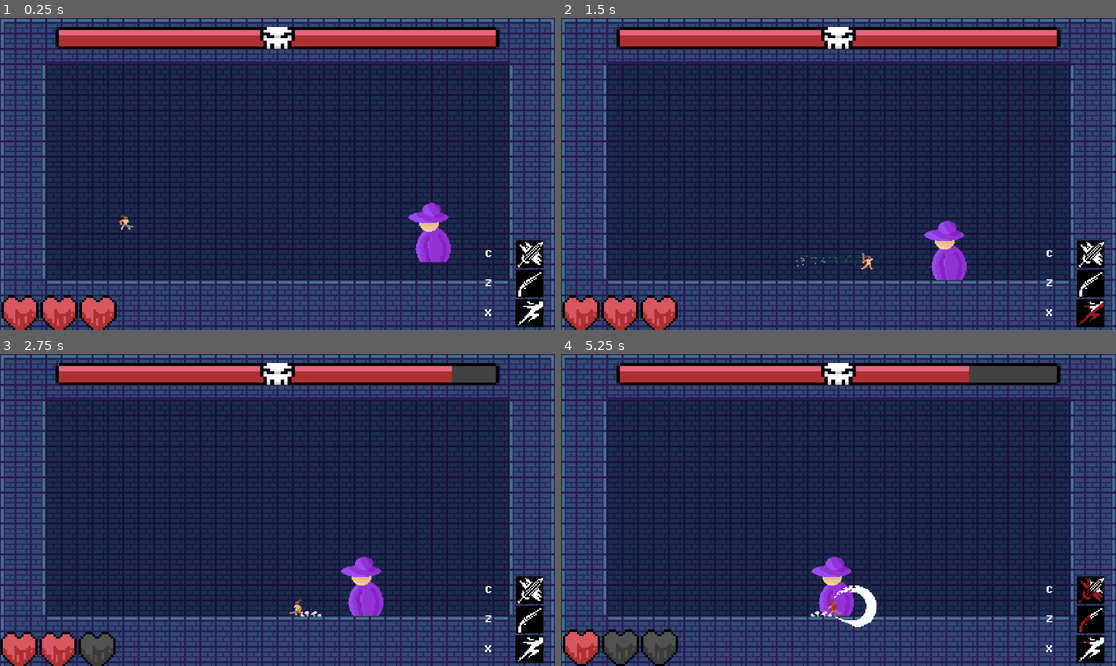
Above: before the commit, frames 1-4 (two rows, left to right).
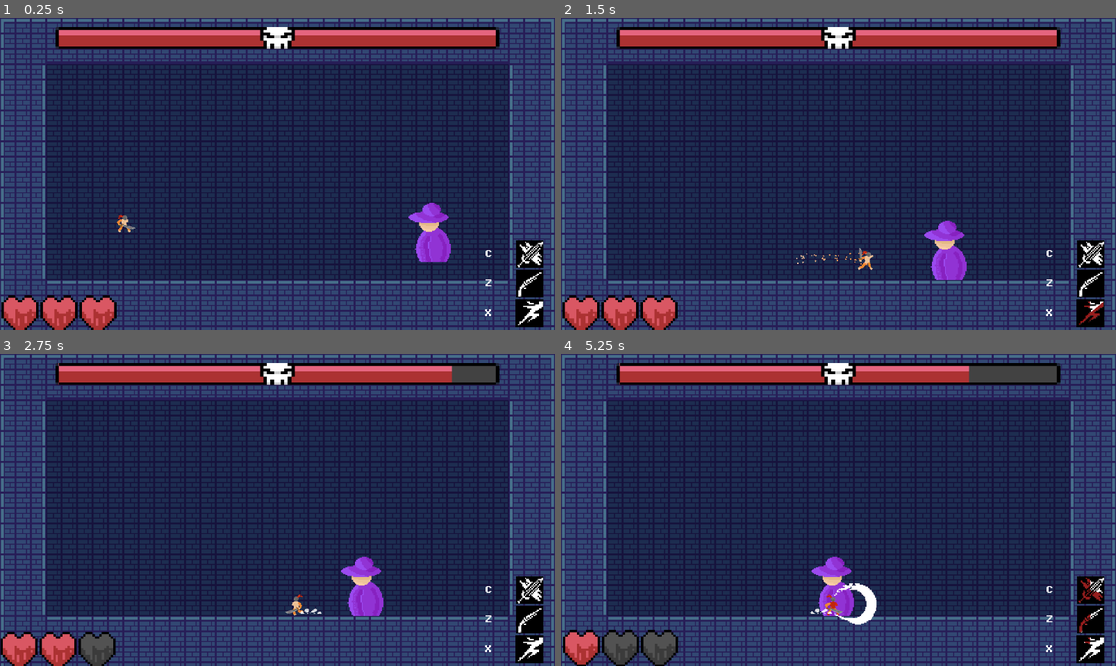
Above: after the commit, the same moments.

Repository: PjotrNik/shefjam
Game: Godot game, scene res://scenes/phase_1_map.tscn
Same seed, same stepped clock (60 frames per second), same inputs: the game is played once before the commit and once after it. This scene is started directly instead of the project's main scene.
Inputs:
- Up to frame 1 (0.25 s): no input
- Up to frame 2 (1.5 s): hold Right (move_right) from 0.53 s (still down); tap Up (jump) at 0.6, 0.77, 1.07 s; tap X (dash) at 1.35 s
- Up to frame 3 (2.75 s): tap Up (jump) at 1.52, 1.55, 1.82, 2.3 s; release Right (move_right) at 2.03 s; hold Left (move_left) from 2.03 s (still down); tap C (melee_attack) at 2.1 s
- Up to frame 4 (5.25 s): tap Z (ranged_attack) at 2.85 s; tap Up (jump) at 3.02, 3.05, 3.32, 3.6, 3.77, 4.07, 4.52, 4.55, 4.82 s; release Left (move_left) at 4.28 s; hold Right (move_right) from 4.28 s (still down); tap X (dash) at 4.35 s; tap C (melee_attack) at 5.1 s

The runs differ from the first frame. In frame 1, less than 0.1% of the frame differs, in the area x 21-25%, y 63-69%; in frame 2, 0.2%; in frame 3, 0.1%; in frame 4, 0.6%, in the area x 0-95%, y 73-100%.

Commit message:
lowered cooldown on shotgun, made player bigger

Diff:
--- a/scenes/hud.tscn
+++ b/scenes/hud.tscn
@@ -165,7 +165,6 @@
 tint_progress = Color(0.533333, 0, 0, 0.882353)
 
 [node name="Timer" type="Timer" parent="VBoxContainer/ShotgunAbility/ShotgunIcon"]
-wait_time = 6.0
 one_shot = true
 
 [node name="DashAbility" type="HBoxContainer" parent="VBoxContainer"]
--- a/scenes/player.tscn
+++ b/scenes/player.tscn
@@ -1,6 +1,5 @@
-[gd_scene load_steps=42 format=3 uid="uid://big5kolfa5dqc"]
-
-[ext_resource type="Texture2D" uid="uid://jagwwxtjh3v7" path="res://assets/sprites/knight.png" id="1_3vyb7"]
+[gd_scene load_steps=40 format=3 uid="uid://big5kolfa5dqc"]
+
 [ext_resource type="Script" uid="uid://brejbwubl7kt6" path="res://scripts/player.gd" id="1_g2els"]
 [ext_resource type="Script" uid="uid://bqeu3vis8gh4p" path="res://scripts/health_component.gd" id="2_dqkch"]
 [ext_resource type="Texture2D" uid="uid://cvonkj38j834e" path="res://Sprites/pixel_art_sword_slash_sprites.png" id="3_qhqgy"]
@@ -15,7 +14,7 @@
 
 [sub_resource type="Gradient" id="Gradient_g2els"]
 offsets = PackedFloat32Array(0.106667, 0.686667)
-colors = PackedColorArray(0.0392157, 0.439216, 0.188235, 1, 1, 1, 1, 1)
+colors = PackedColorArray(0.882353, 0.564706, 0.309804, 1, 1, 1, 1, 1)
 
 [sub_resource type="AtlasTexture" id="AtlasTexture_a38lo"]
 atlas = ExtResource("3_smehm")
@@ -41,10 +40,6 @@
 atlas = ExtResource("5_tuyoq")
 region = Rect2(128, 0, 64, 64)
 
-[sub_resource type="AtlasTexture" id="AtlasTexture_0pev8"]
-atlas = ExtResource("1_3vyb7")
-region = Rect2(64, 160, 32, 32)
-
 [sub_resource type="AtlasTexture" id="AtlasTexture_ke2ow"]
 atlas = ExtResource("7_ur7pv")
 region = Rect2(0, 0, 64, 64)
@@ -129,15 +124,7 @@
 }],
 "loop": true,
 "name": &"idle",
-"speed": 4.0
-}, {
-"frames": [{
-"duration": 1.0,
-"texture": SubResource("AtlasTexture_0pev8")
-}],
-"loop": true,
-"name": &"jump",
-"speed": 10.0
+"speed": 5.0
 }, {
 "frames": [{
 "duration": 1.0,
@@ -164,7 +151,7 @@
 }]
 
 [sub_resource type="RectangleShape2D" id="RectangleShape2D_3vyb7"]
-size = Vector2(8, 13)
+size = Vector2(9, 14)
 
 [sub_resource type="AtlasTexture" id="AtlasTexture_tuyoq"]
 atlas = ExtResource("3_qhqgy")
@@ -247,7 +234,7 @@
 size = Vector2(61, 16)
 
 [sub_resource type="RectangleShape2D" id="RectangleShape2D_dqkch"]
-size = Vector2(9, 12)
+size = Vector2(9.31186, 6.6107)
 
 [node name="Player" type="CharacterBody2D" groups=["Player"]]
 collision_mask = 4
@@ -293,14 +280,15 @@
 color = Color(1, 1, 0.364706, 1)
 
 [node name="AnimatedSprite2D" type="AnimatedSprite2D" parent="."]
-position = Vector2(1, 1.13687e-13)
-scale = Vector2(0.21875, 0.21875)
+position = Vector2(5.96046e-08, 2.71051e-20)
+scale = Vector2(0.284148, 0.284148)
 sprite_frames = SubResource("SpriteFrames_tuyoq")
-animation = &"jump"
+animation = &"idle"
 autoplay = "idle"
+frame_progress = 0.935442
 
 [node name="BodyCollider" type="CollisionShape2D" parent="."]
-position = Vector2(0, 0.5)
+position = Vector2(-0.5, 2)
 shape = SubResource("RectangleShape2D_3vyb7")
 
 [node name="DashTimer" type="Timer" parent="."]
@@ -345,13 +333,15 @@
 disabled = true
 
 [node name="ShotgunCooldown" type="Timer" parent="ShotgunAttack"]
-wait_time = 1.5
+wait_time = 4.0
 one_shot = true
 
 [node name="PlayerHitBox" type="Area2D" parent="."]
+scale = Vector2(0.96651, 1.96651)
 
 [node name="PlayerHitBoxCollision" type="CollisionShape2D" parent="PlayerHitBox"]
-position = Vector2(0.5, 0)
+position = Vector2(-0.517325, 1.27129)
+scale = Vector2(1, 1)
 shape = SubResource("RectangleShape2D_dqkch")
 
 [node name="DeathTimer" type="Timer" parent="."]
--- a/scenes/shotgun_ability.gd
+++ b/scenes/shotgun_ability.gd
@@ -4,7 +4,7 @@
 @onready var cooldown_bar: TextureProgressBar = $"ShotgunIcon/ShotgunCooldown"
 @onready var timer: Timer = $"ShotgunIcon/Timer"
 
-@export var cooldown = 6.0
+@export var cooldown = 4.0
 var disabled = true
 
 # Called when the node enters the scene tree for the first time.
Not shown: 1 places in boss.tscn that only renumber resources
